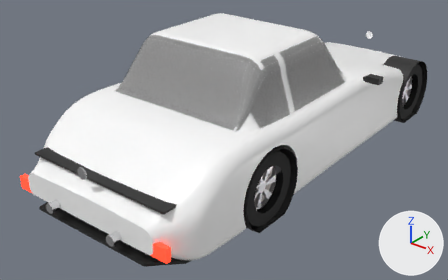
The glTF model public/models/cars/bavaria_m4.glb: old version first, new version second.
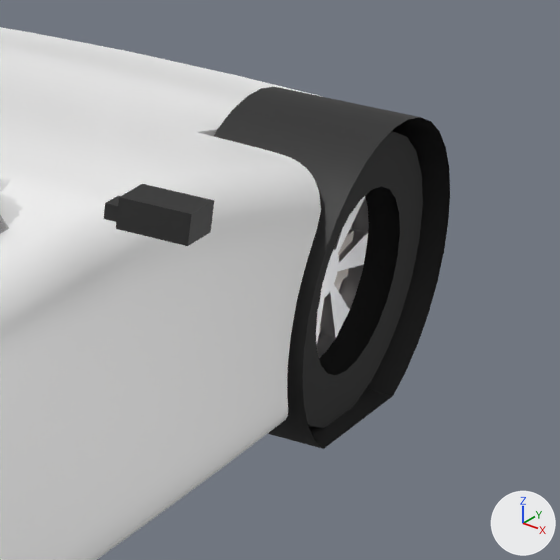
The first picture shows the older version from a camera (50 mm lens) standing at (3.45, -5.19, 3.0) and looking at (-0.16, -0.68, 0.2). The close-ups show the older and then the newer version on the part from 77% to 100% of the width and 14% to 51% of the height of that picture. Only the edits that show in the close-ups are written down. The axes (+X, +Y, +Z) are drawn at lower right. The lights are the same throughout. Where no turn or scale is listed for an object, it has been applied to the vertices. Vertices at exactly the same position are counted once.

In view in the first close-up: 'Body', 'Trim', 'Wheel_FR' and 2 more.
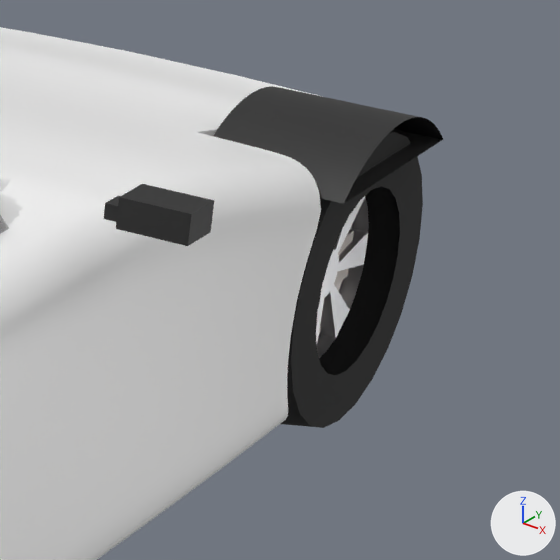
The edits, one by one:
me_mirror_l_stalk has 332 vertices, 404 faces and spans x -0.15..2.14, y -2.69..2.16, z -0.89..0.04.
me_mirror_l_stalk is used by ob_trim; location (-0.996, 0.067, 0.922).
me_mirror_l_stalk part 1: 56 of 332 vertices moved; they spanned x 1.63..1.97, y 0.99..1.73, z -0.89..-0.2 and now span x 1.63..1.97, y 1.1..1.62, z -0.31..-0.2; mean shift (0.0, 0.0, 0.27); largest move (1.63, 1.18, -0.89) -> (1.63, 1.1, -0.31).

Location of each change, [x1, y1, x2, y2] in pixels of the close-ups (560 x 560 px; the box of a moved part takes in the faces that stretch with it):
'Trim', reshaped
    before: [104, 87, 450, 449]
    after: [104, 86, 443, 246]
part 1 of me_mirror_l_stalk, moved or reshaped
    before: [218, 87, 450, 449]
    after: [218, 86, 443, 204]
